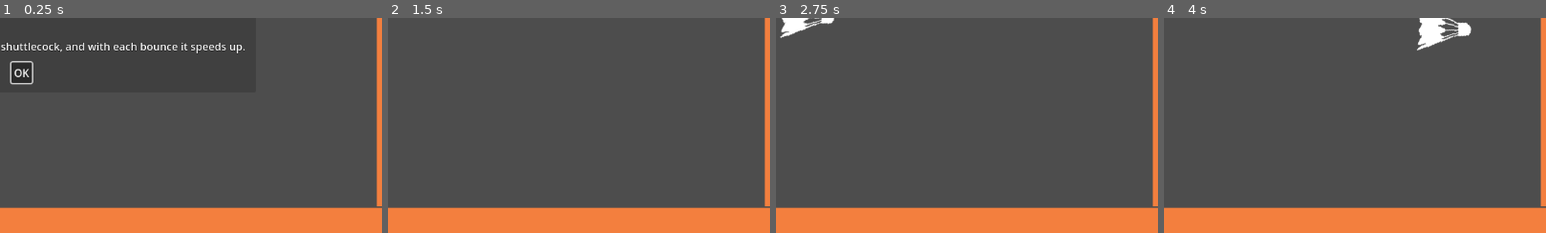
Above: before the commit, frames 1-4 (left to right).
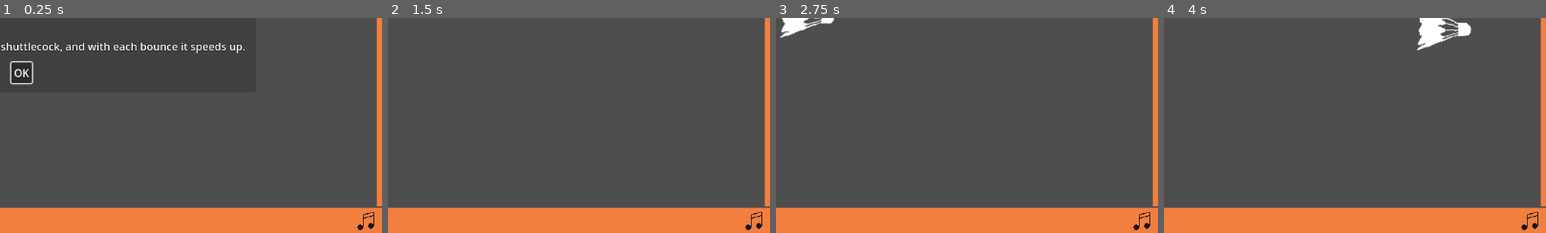
Above: after the commit, the same moments.

Repository: binghamkl/shuttlecock
Game: Godot game, scene res://shuttlecock.tscn
Two runs of this game, one before a commit and one after it. Both use one fixed random seed, a clock stepped at 60 frames per second and the inputs below.
Inputs (mouse positions are % of the whole screen's width and height, from its top left):
- Up to frame 1 (0.25 s): no input
- Up to frame 2 (1.5 s): click "OK" at 0.5 s; tap Enter at 1.25 s; move the mouse to (72, 45) at 1.27 s; hold Up (up) from 1.28 s (still down); hold Space (start) from 1.28 s (still down); click (72, 45) at 1.42 s
- Up to frame 3 (2.75 s): move the mouse to (30, 55) at 2.02 s; release Up (up) at 2.03 s; release Space (start) at 2.03 s; hold Down (down) from 2.03 s (still down); tap Space (start) at 2.1 s; click (30, 55) at 2.17 s
- Up to frame 4 (4 s): move the mouse to (60, 28) at 2.77 s; release Down (down) at 2.78 s; hold Space (start) 2.78-3.53 s; hold Up (up) from 2.78 s (still down); click (60, 28) at 2.92 s; move the mouse to (45, 70) at 3.52 s; tap Space (start) at 3.6 s; click (45, 70) at 3.67 s
The pictures show only the part of the screen within x 47-97%, y 50-100%; the shares and areas given below are measured in that part.

The runs differ from the first frame. In frame 1, 0.1% of the frame differs, in the area x 93-98%, y 90-99%; in frame 2, 0.1%; in frame 3, 0.1%; in frame 4, 0.1%.

Commit message:
added music and a mute music icon

Diff:
--- /dev/null
+++ b/project/Music2.gd
@@ -0,0 +1,15 @@
+extends Area2D
+
+
+
+
+func _on_input_event(viewport, event, shape_idx):
+	if event is InputEventMouseButton and event.button_index == 1 and event.pressed:
+		#event.button_index == BUTTON_LEFT and
+		print(event.button_index)
+		ToggleMusic()
+
+func ToggleMusic():
+	$AudioStreamPlayer.playing = !$AudioStreamPlayer.playing
+	$MusicSprite.visible = $AudioStreamPlayer.playing
+	$MuteMusicSprite.visible = !$AudioStreamPlayer.playing
--- a/project/shuttlecock.tscn
+++ b/project/shuttlecock.tscn
@@ -1,10 +1,14 @@
-[gd_scene load_steps=12 format=3 uid="uid://ol3fy5wrdj7k"]
+[gd_scene load_steps=17 format=3 uid="uid://ol3fy5wrdj7k"]
 
 [ext_resource type="Texture2D" uid="uid://crpqg4fvwqnmc" path="res://Images/shuttlecock.png" id="1_ih47p"]
 [ext_resource type="Script" path="res://main.gd" id="1_pbe4o"]
 [ext_resource type="Script" path="res://Shuttlecock.gd" id="1_r2444"]
 [ext_resource type="Script" path="res://PlayerBat.gd" id="3_xxkw2"]
+[ext_resource type="Texture2D" uid="uid://56kavk6tblr0" path="res://Images/music.png" id="4_aesoa"]
+[ext_resource type="Script" path="res://Music2.gd" id="4_f0753"]
 [ext_resource type="Texture2D" uid="uid://dmmlxc00rkr54" path="res://Images/playerbat.png" id="5_fw7bk"]
+[ext_resource type="AudioStream" uid="uid://dkno1xejq15yb" path="res://audio/music/easy-arcade-hartzmann-main-version-28392-02-32_uppbeat.io.mp3" id="6_sc5sm"]
+[ext_resource type="Texture2D" uid="uid://c26olypgjowdx" path="res://Images/mutemusic.png" id="7_nyt7q"]
 
 [sub_resource type="PhysicsMaterial" id="PhysicsMaterial_n77np"]
 rough = true
@@ -14,6 +18,9 @@
 
 [sub_resource type="PhysicsMaterial" id="PhysicsMaterial_cwllb"]
 rough = true
+
+[sub_resource type="RectangleShape2D" id="RectangleShape2D_gl1w1"]
+size = Vector2(1.32758, 33.5)
 
 [sub_resource type="PhysicsMaterial" id="PhysicsMaterial_4teu5"]
 rough = true
@@ -76,6 +83,7 @@
 offset_right = 40.0
 offset_bottom = 40.0
 size_flags_vertical = 0
+mouse_filter = 2
 color = Color(0.952941, 0.498039, 0.243137, 1)
 metadata/_edit_lock_ = true
 
@@ -83,6 +91,31 @@
 position = Vector2(19.9655, 20)
 shape = SubResource("RectangleShape2D_4h8rm")
 metadata/_edit_lock_ = true
+
+[node name="Controls" type="Node2D" parent="Walls/BottomWall"]
+
+[node name="Music2" type="Area2D" parent="Walls/BottomWall/Controls"]
+z_index = 1
+position = Vector2(37.931, 20)
+script = ExtResource("4_f0753")
+
+[node name="CollisionShape2D" type="CollisionShape2D" parent="Walls/BottomWall/Controls/Music2"]
+position = Vector2(0.112072, -1.25)
+shape = SubResource("RectangleShape2D_gl1w1")
+
+[node name="AudioStreamPlayer" type="AudioStreamPlayer" parent="Walls/BottomWall/Controls/Music2"]
+stream = ExtResource("6_sc5sm")
+autoplay = true
+
+[node name="MusicSprite" type="Sprite2D" parent="Walls/BottomWall/Controls/Music2"]
+scale = Vector2(0.018319, 0.578125)
+texture = ExtResource("4_aesoa")
+metadata/_edit_group_ = true
+
+[node name="MuteMusicSprite" type="Sprite2D" parent="Walls/BottomWall/Controls/Music2"]
+visible = false
+scale = Vector2(0.018, 0.578)
+texture = ExtResource("7_nyt7q")
 
 [node name="RightWall" type="StaticBody2D" parent="Walls"]
 position = Vector2(535, -282)
@@ -145,6 +178,7 @@
 initial_position = 1
 size = Vector2i(690, 213)
 visible = true
+exclusive = false
 always_on_top = true
 transparent = true
 
@@ -161,5 +195,9 @@
 You get 10 points each time you hit the shuttlecock, and with each bounce it speeds up."
 label_settings = SubResource("LabelSettings_swpr5")
 
+[node name="ControlsBottom" type="Node2D" parent="."]
+position = Vector2(600, 600)
+
 [connection signal="score" from="Shuttlecock" to="." method="_on_shuttlecock_score"]
+[connection signal="input_event" from="Walls/BottomWall/Controls/Music2" to="Walls/BottomWall/Controls/Music2" method="_on_input_event"]
 [connection signal="body_entered" from="Area2D" to="." method="_on_area_2d_body_entered"]
Binary file added: project/Images/music.aseprite
Binary file added: project/Images/music.png
Not shown, added: project/Images/music.png.import
Binary file added: project/Images/mutemusic.aseprite
Binary file added: project/Images/mutemusic.png
Not shown, added: project/Images/mutemusic.png.import
Not shown, added: project/audio/music/easy-arcade-hartzmann-main-version-28392-02-32_uppbeat.io.mp3.import
Not shown, added: project/audio/music/easy-arcade-hartzmann-main-version-28392-02-32_uppbeat.io.mp3
